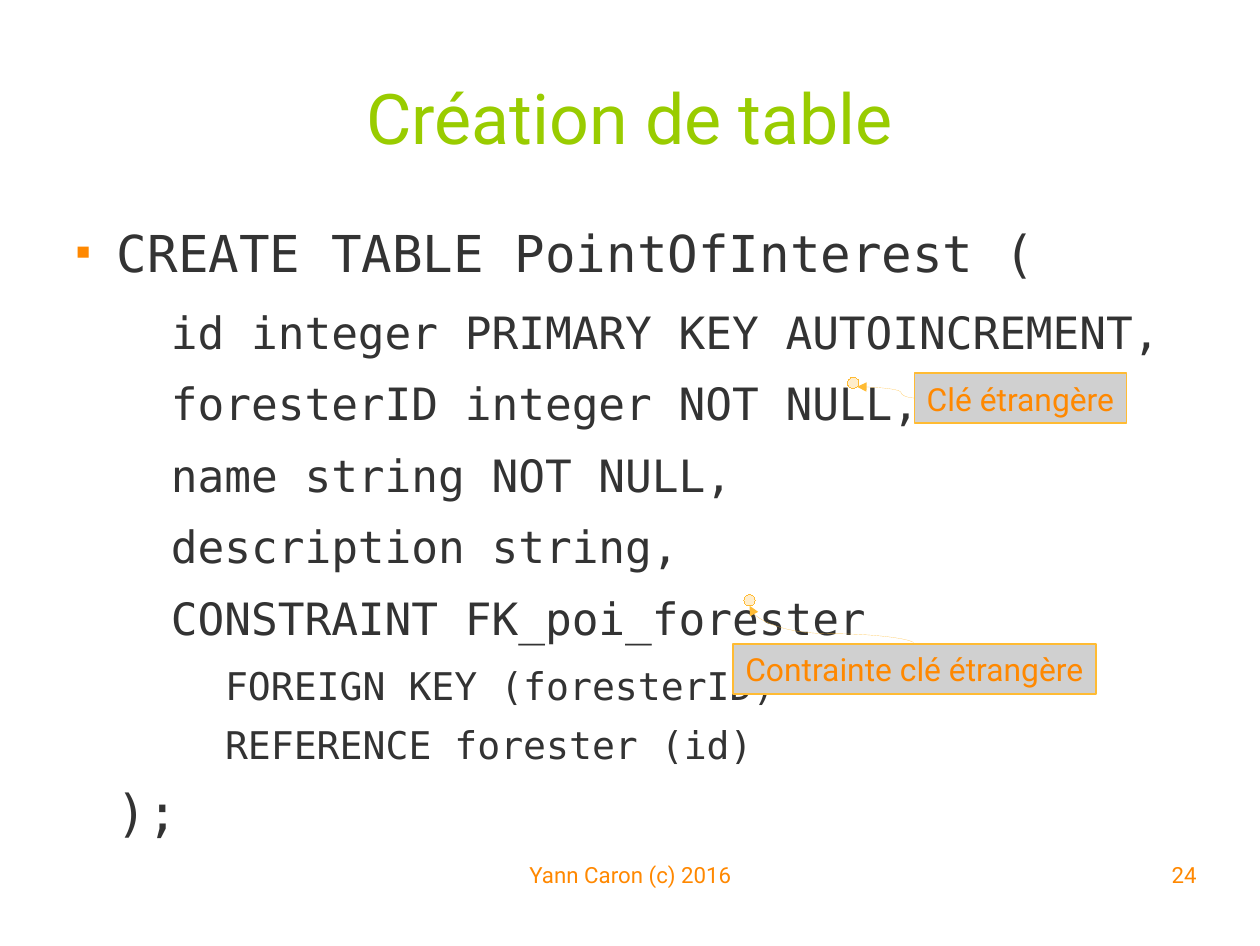
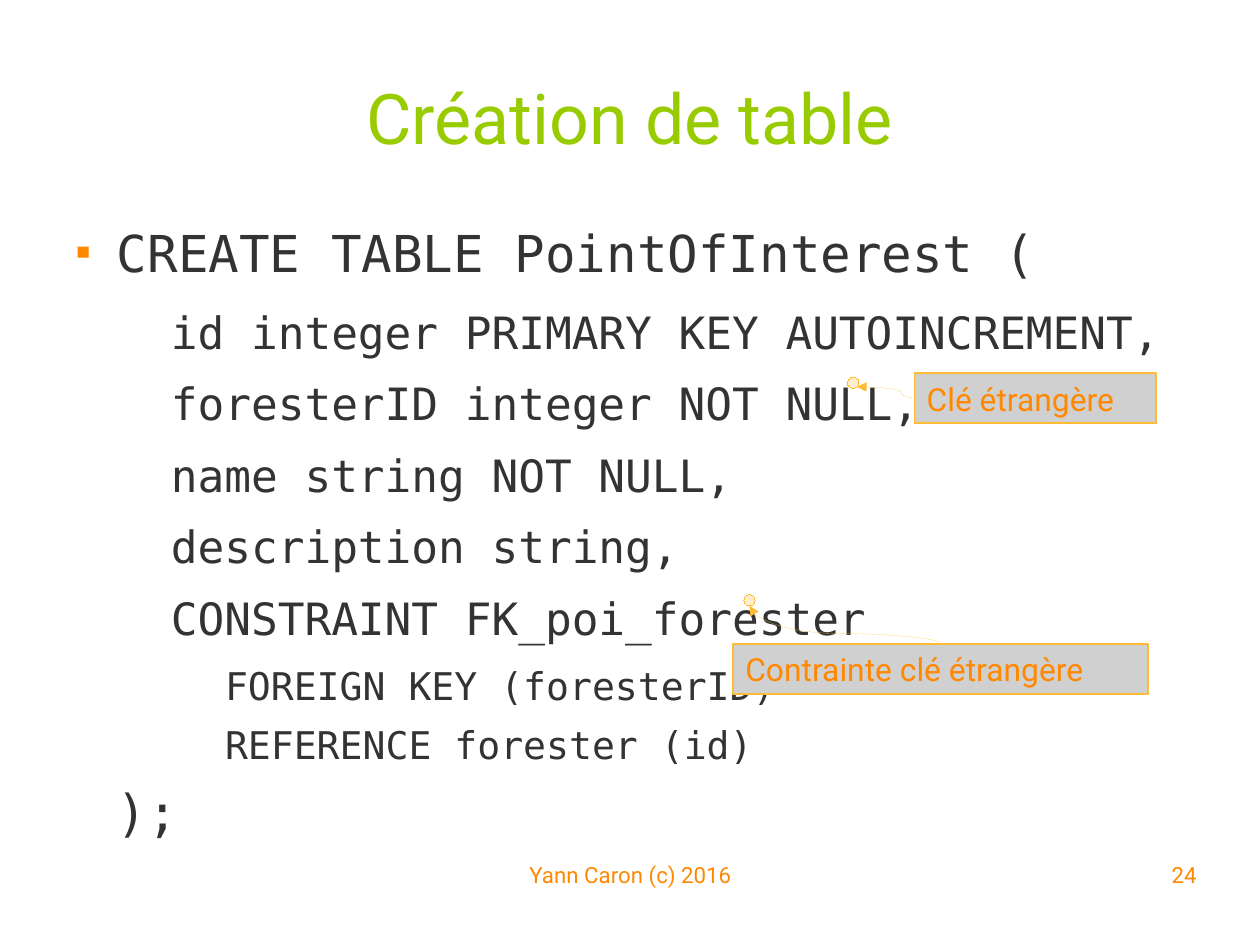
Before and after one commit to YannCaron/Android-ENSG, a slide deck: slide 24 of 10 - Spatialite.odp. Drawn at 1260x946 pixels with LibreOffice and Linux fonts; fonts in the diff are those of the drawing; grey boxes stand for pictures; background and template pictures are left out. Boxes give left, top, right and bottom in pixels: in the first picture for what was removed or moved away, otherwise in the second. Text is boxed around its words. In the diff, an @@ line names an element or a change of style, - is before the commit and + after.

```diff
--- a/10 - Spatialite.odp
+++ b/10 - Spatialite.odp
@@ picture "Clé étrangère": place and size @@
-picture "Clé étrangère" at bbox=[915, 373, 1126, 423]
+picture "Clé étrangère" at bbox=[915, 373, 1156, 423]
@@ curved arrow moved from (915, 644) - (750, 606) to (941, 644) - (750, 606) @@
@@ picture "Contrainte clé étrangère": place and size @@
-picture "Contrainte clé étrangère" at bbox=[733, 644, 1095, 694]
+picture "Contrainte clé étrangère" at bbox=[733, 644, 1148, 694]
```
Also in this commit, not shown: 11 other slides changed, 4 other files.
